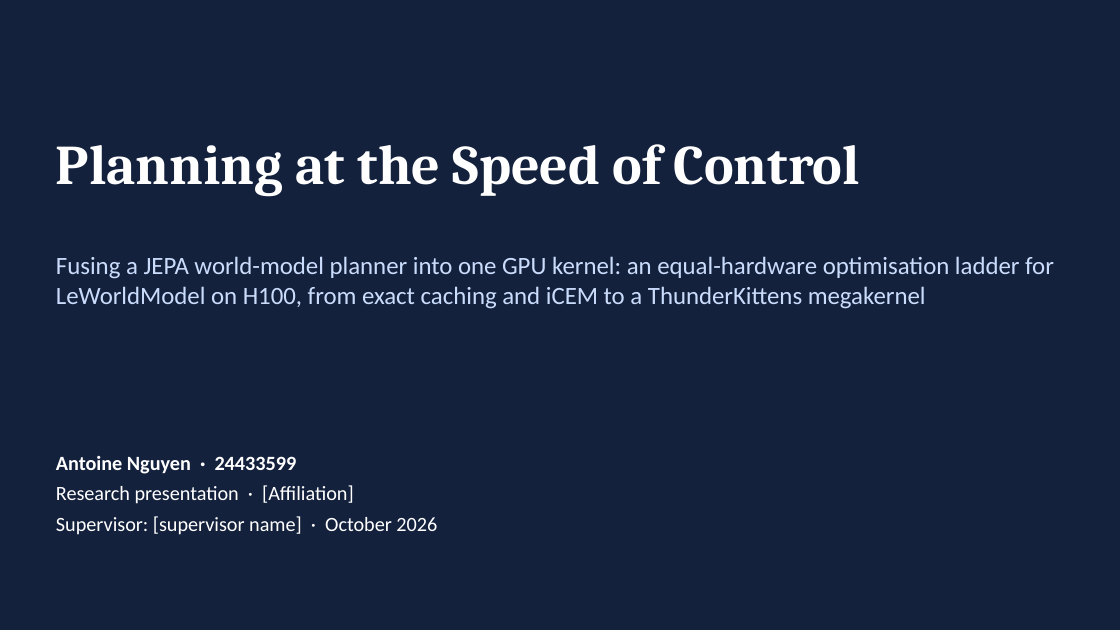
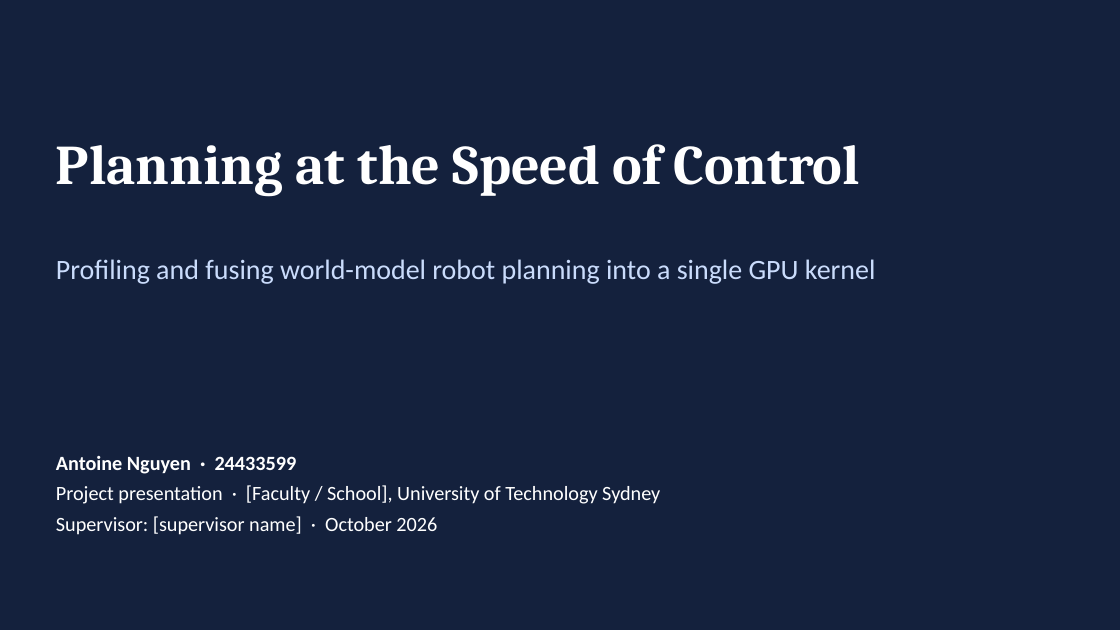
Before and after one commit to antoinenguyen27/lewm-flash, a slide deck: slide 1 of docs/paper/presentation.pptx. Drawn at 1120x630 pixels with LibreOffice and Linux fonts; fonts in the diff are those of the drawing. Boxes give left, top, right and bottom in pixels: in the first picture for what was removed or moved away, otherwise in the second. Text is boxed around its words. In the diff, an @@ line names an element or a change of style, - is before the commit and + after.

```diff
--- a/docs/paper/presentation.pptx
+++ b/docs/paper/presentation.pptx
@@ text at bbox=[56, 259, 876, 284]: text changed; size 16 to 18 pt @@
-Fusing a JEPA world-model planner into one GPU kernel: an equal-hardware optimisation ladder for LeWorldModel on H100, from exact caching and iCEM to a ThunderKittens megakernel
+Profiling and fusing world-model robot planning into a single GPU kernel
@@ text at bbox=[56, 485, 660, 504]: text changed @@
-Research presentation · [Affiliation]
+Project presentation · [Faculty / School], University of Technology Sydney
```
Also in this commit, not shown: 6 other slides changed, 7 slides added, 10 slides removed, 33 other files.
